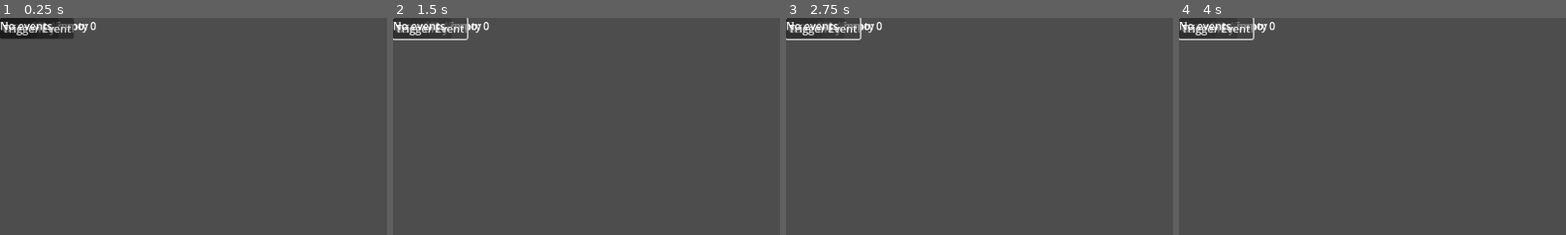
Above: before the commit, frames 1-4 (left to right).
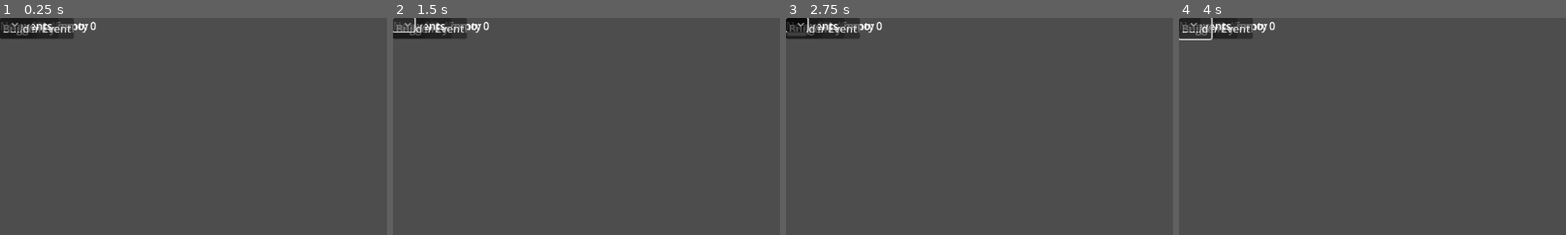
Above: after the commit, the same moments.

Repository: wasab1kastike/finsim_AA-club
Game: Godot game, scene res://scenes/world/World.tscn
Same seed, same stepped clock (60 frames per second), same inputs: the game is played once before the commit and once after it.
Inputs (mouse positions are % of the whole screen's width and height, from its top left):
- Up to frame 1 (0.25 s): no input
- Up to frame 2 (1.5 s): click (2, 2) at 0.5 s, where only the run after the commit has a clickable "Build"; click (1, 2) at 1.27 s
- Up to frame 3 (2.75 s): click "Start" at 2 s
- Up to frame 4 (4 s): click "Start" at 2.75 s; click "Use Policy" at 3.5 s
The pictures show only the part of the screen within x 0-50%, y 0-50%; the shares and areas given below are measured in that part.

The runs differ from the first frame. In frame 1, 0.3% of the frame differs, in the area x 0-9%, y 1-9%; in frame 2, 0.6%; in frame 3, 0.7%, in the area x 0-20%, y 0-11%; in frame 4, 0.5%.
Error before the commit: Parse Error: Used space character for indentation instead of tab as used before in the file. (res://scripts/ui/Hud.gd:23)

Commit message:
Add selectable building types and HUD controls

Diff:
--- /dev/null
+++ b/resources/buildings/barracks.tres
@@ -0,0 +1,5 @@
+[gd_resource type="Resource" script="res://scripts/core/Building.gd"]
+[resource]
+name = "Barracks"
+construction_cost = {"gold": 150, "wood": 100}
+production_rates = {"sisu": 2}
--- /dev/null
+++ b/resources/buildings/mine.tres
@@ -0,0 +1,5 @@
+[gd_resource type="Resource" script="res://scripts/core/Building.gd"]
+[resource]
+name = "Mine"
+construction_cost = {"gold": 100, "wood": 50}
+production_rates = {"gold": 10}
--- a/scenes/ui/Hud.tscn
+++ b/scenes/ui/Hud.tscn
@@ -27,3 +27,8 @@
 
 [node name="EventLabel" type="Label" parent="."]
 text = "No events"
+
+[node name="BuildButton" type="Button" parent="."]
+text = "Build"
+
+[node name="BuildingSelector" type="OptionButton" parent="."]
--- a/scripts/ui/Hud.gd
+++ b/scripts/ui/Hud.gd
@@ -2,6 +2,8 @@
 
 signal start_pressed
 signal pause_pressed
+signal build_pressed
+signal building_selected
 
 @onready var resources_label: Label = $ResourcesLabel
 @onready var tile_info_label: Label = $TileInfoLabel
@@ -11,23 +13,28 @@
 @onready var policy_button: Button = $PolicyButton
 @onready var event_button: Button = $EventButton
 @onready var event_label: Label = $EventLabel
-
+@onready var build_button: Button = $BuildButton
+@onready var building_selector: OptionButton = $BuildingSelector
 
 func _ready() -> void:
 	start_button.pressed.connect(func(): start_pressed.emit())
 	pause_button.pressed.connect(func(): pause_pressed.emit())
 	policy_button.pressed.connect(_on_policy_pressed)
 	event_button.pressed.connect(_on_event_pressed)
-
+	build_button.pressed.connect(func(): build_pressed.emit())
+	for name in ["Farm", "Mine", "Barracks"]:
+		building_selector.add_item(name)
+	building_selector.item_selected.connect(_on_building_selected)
+	building_selector.select(0)
+	building_selected.emit(building_selector.get_item_text(0))
 
 func update_resources(resources: Dictionary) -> void:
-        var keys := resources.keys()
-        keys.sort()
-        var parts: PackedStringArray = []
-        for key in keys:
-                parts.append("%s: %d" % [key.capitalize(), int(resources[key])])
-        resources_label.text = " ".join(parts)
-
+	var keys := resources.keys()
+	keys.sort()
+	var parts: PackedStringArray = []
+	for key in keys:
+		parts.append("%s: %d" % [key.capitalize(), int(resources[key])])
+	resources_label.text = " ".join(parts)
 
 func update_tile(tile_pos: Vector2i, building: Building) -> void:
 	var text := "Tile: (%d,%d)" % [tile_pos.x, tile_pos.y]
@@ -37,10 +44,8 @@
 		text += " - Empty"
 	tile_info_label.text = text
 
-
 func update_clock(time: float) -> void:
 	clock_label.text = "Time: %.2f" % time
-
 
 func _on_policy_pressed() -> void:
 	var policy: Policy = load("res://resources/policies/tax_relief.tres")
@@ -54,3 +59,6 @@
 		event_label.text = "%s occurred!" % ev.name
 	else:
 		event_label.text = "%s on cooldown" % ev.name
+
+func _on_building_selected(index: int) -> void:
+	building_selected.emit(building_selector.get_item_text(index))
--- a/scripts/world/World.gd
+++ b/scripts/world/World.gd
@@ -1,6 +1,12 @@
 extends Node2D
 
-const FARM_BUILDING: Resource = preload("res://resources/buildings/farm.tres")
+const BUILDINGS := {
+	"Farm": preload("res://resources/buildings/farm.tres"),
+	"Mine": preload("res://resources/buildings/mine.tres"),
+	"Barracks": preload("res://resources/buildings/barracks.tres"),
+}
+
+var selected_building: Resource = BUILDINGS["Farm"]
 
 var selected_tile: Vector2i = Vector2i.ZERO
 var tile_occupants: Dictionary = {}
@@ -13,6 +19,8 @@
 func _ready() -> void:
 	hud.start_pressed.connect(game_clock.start)
 	hud.pause_pressed.connect(game_clock.stop)
+	hud.building_selected.connect(_on_building_selected)
+	hud.build_pressed.connect(_on_build_pressed)
 	game_clock.tick.connect(_on_tick)
 	for hex in map_generator.get_children():
 		hex_tiles[Vector2i(hex.q, hex.r)] = hex
@@ -25,7 +33,7 @@
 		selected_tile = map_generator.world_to_axial(pos)
 		hud.update_tile(selected_tile, tile_occupants.get(selected_tile))
 	elif event is InputEventKey and event.pressed and event.keycode == KEY_B:
-		construct_building(FARM_BUILDING, selected_tile)
+		construct_building(selected_building, selected_tile)
 
 func construct_building(building_res: Resource, tile_pos: Vector2i) -> void:
 	if tile_occupants.has(tile_pos) or !hex_tiles.has(tile_pos):
@@ -46,3 +54,9 @@
 			)
 	hud.update_resources(GameState.res)
 	hud.update_clock(time)
+
+func _on_building_selected(name: String) -> void:
+	selected_building = BUILDINGS.get(name, BUILDINGS["Farm"])
+
+func _on_build_pressed() -> void:
+	construct_building(selected_building, selected_tile)
